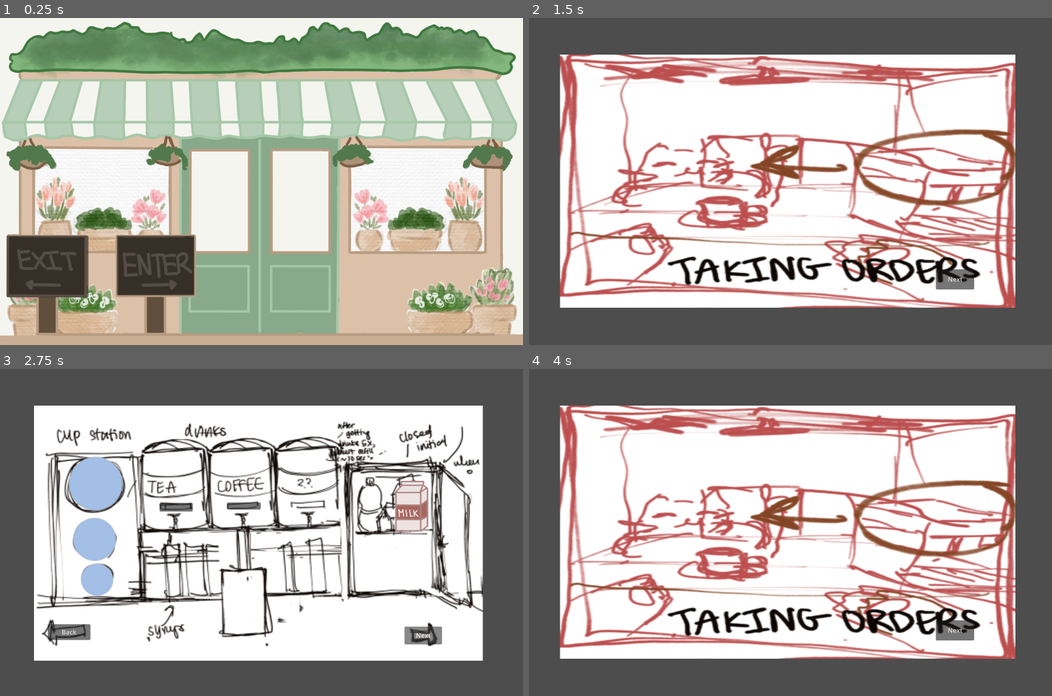
Above: before the commit, frames 1-4 (two rows, left to right).
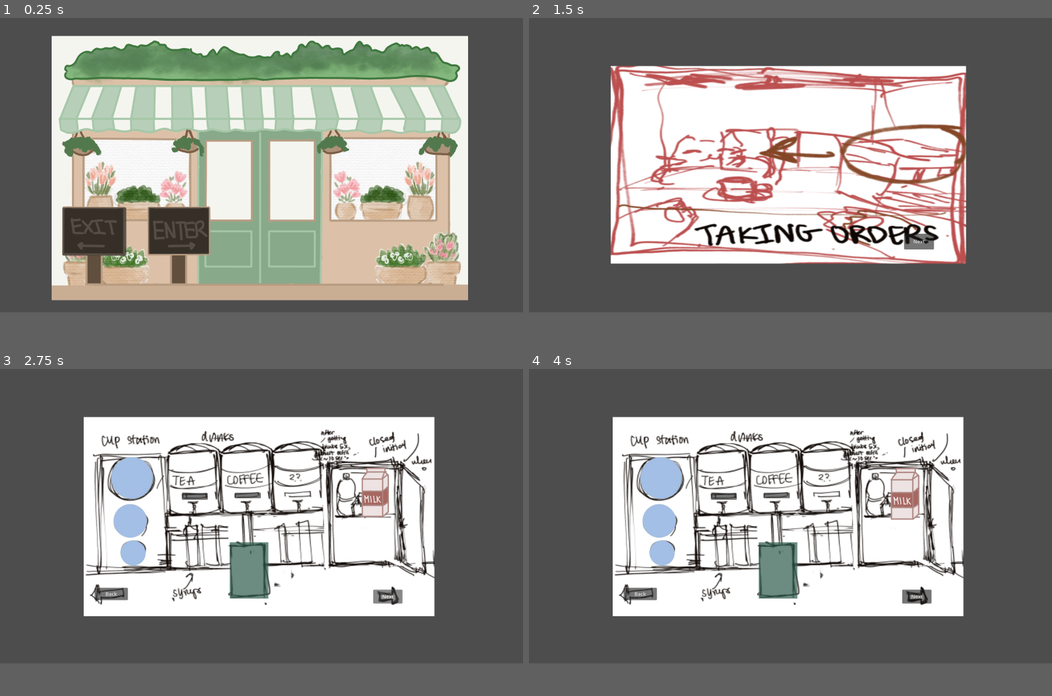
Above: after the commit, the same moments.

Repository: Lyra126/boba-cat
Game: Godot game, scene res://scenes/main_scene.tscn
Two runs of this game, one before a commit and one after it. Both use one fixed random seed, a clock stepped at 60 frames per second and the inputs below.
Inputs (mouse positions are in pixels of both pictures, inside the frame that each line leads up to; where the layout moved, square brackets give the same spot in the first picture):
- Up to frame 1 (0.25 s): no input
- Up to frame 2 (1.5 s): click (706, 253) [685, 266] at 0.5 s; tap Enter at 1.25 s; move the mouse to (905, 165) at 1.27 s; click (905, 165) at 1.42 s
- Up to frame 3 (2.75 s): click "Next" at 2 s
- Up to frame 4 (4 s): click "Back" at 2.75 s; click (905, 506) at 3.52 s
In our replay, the window is 800x500 before the commit and 800x450 after it. These sizes can differ from the game's own. Grey fills any space a smaller window leaves; there, only what the larger window draws over its background counts as a difference.

The runs differ from the first frame. In frame 1, 69% of the frame differs, in the area x 0-100%, y 0-98%; in frame 2, 47%; in frame 3, 47%; in frame 4, 50%.

Commit message:
configured drag and drop

Diff:
--- /dev/null
+++ b/customer_line.tscn
@@ -0,0 +1,26 @@
+[gd_scene load_steps=3 format=3 uid="uid://dggt4h652etw0"]
+
+[ext_resource type="Script" path="res://customer_line.gd" id="1_2m8u5"]
+[ext_resource type="Texture2D" uid="uid://daldqgnk04x6t" path="res://assets/image.webp" id="2_ll1oi"]
+
+[node name="customer-line" type="Node2D"]
+script = ExtResource("1_2m8u5")
+
+[node name="Camera2D" type="Camera2D" parent="."]
+position = Vector2(290, 81)
+
+[node name="TextureRect" type="TextureRect" parent="."]
+offset_left = -978.0
+offset_top = -627.0
+offset_right = 1571.0
+offset_bottom = 791.0
+texture = ExtResource("2_ll1oi")
+
+[node name="Next" type="Button" parent="."]
+offset_left = 1152.0
+offset_top = 585.0
+offset_right = 1402.0
+offset_bottom = 716.0
+text = "Next"
+
+[connection signal="pressed" from="Next" to="." method="_on_next_pressed"]
--- /dev/null
+++ b/loading_scene.tscn
@@ -0,0 +1,21 @@
+[gd_scene load_steps=2 format=3 uid="uid://cnmwcmfl7m4w0"]
+
+[ext_resource type="Script" path="res://loading-scene.gd" id="1_ppwak"]
+
+[node name="loading-scene" type="Control"]
+layout_mode = 3
+anchors_preset = 15
+anchor_right = 1.0
+anchor_bottom = 1.0
+grow_horizontal = 2
+grow_vertical = 2
+script = ExtResource("1_ppwak")
+
+[node name="ProgressBar" type="ProgressBar" parent="."]
+layout_mode = 0
+offset_left = -855.0
+offset_top = -90.0
+offset_right = 849.0
+offset_bottom = 73.0
+
+[node name="Camera2D" type="Camera2D" parent="."]
--- a/project.godot
+++ b/project.godot
@@ -17,10 +17,18 @@
 
 [display]
 
-window/size/viewport_width=2000
-window/size/viewport_height=1250
-window/stretch/aspect="ignore"
+window/size/viewport_width=2560
+window/size/viewport_height=1440
+window/stretch/aspect="expand"
 window/stretch/scale=1.51
+
+[input]
+
+click={
+"deadzone": 0.5,
+"events": [Object(InputEventMouseButton,"resource_local_to_scene":false,"resource_name":"","device":-1,"window_id":0,"alt_pressed":false,"shift_pressed":false,"ctrl_pressed":false,"meta_pressed":false,"button_mask":0,"position":Vector2(0, 0),"global_position":Vector2(0, 0),"factor":1.0,"button_index":1,"canceled":false,"pressed":false,"double_click":false,"script":null)
+, null]
+}
 
 [rendering]
 
--- /dev/null
+++ b/scenes/draggable-scenes.gd
@@ -0,0 +1,10 @@
+extends StaticBody2D
+
+
+# Called when the node enters the scene tree for the first time.
+func _ready():
+	modulate = Color(Color.MEDIUM_AQUAMARINE, 0.7)
+
+# Called every frame. 'delta' is the elapsed time since the previous frame.
+func _process(delta):
+	pass
--- a/scenes/make_boba.tscn
+++ b/scenes/make_boba.tscn
@@ -1,13 +1,25 @@
-[gd_scene load_steps=6 format=3 uid="uid://bincjiyglgcf4"]
+[gd_scene load_steps=9 format=3 uid="uid://bincjiyglgcf4"]
 
-[ext_resource type="Script" path="res://scripts/make-boba.gd" id="1_lo0ut"]
 [ext_resource type="Texture2D" uid="uid://d12y1p1qn73ff" path="res://assets/stations.webp" id="2_t2nm0"]
 [ext_resource type="Texture2D" uid="uid://ooy1y8vts1b5" path="res://assets/download-removebg-preview.png" id="3_iqsvq"]
-[ext_resource type="Texture2D" uid="uid://c8gnhm635xay6" path="res://assets/milk.png" id="4_p4hng"]
-[ext_resource type="Script" path="res://scenes/milkInFridge.gd" id="5_70oli"]
+[ext_resource type="Texture2D" uid="uid://c8gnhm635xay6" path="res://assets/milk.png" id="4_pdiv3"]
+[ext_resource type="Script" path="res://scenes/milk-texture-button.gd" id="6_ya2cn"]
+[ext_resource type="Script" path="res://scenes/draggable-scenes.gd" id="7_erfbi"]
+
+[sub_resource type="GDScript" id="GDScript_b0mqa"]
+script/source = "extends Node
+
+var is_dragging = false
+"
+
+[sub_resource type="RectangleShape2D" id="RectangleShape2D_qfmri"]
+size = Vector2(83.5, 150.5)
+
+[sub_resource type="RectangleShape2D" id="RectangleShape2D_wx7pv"]
+size = Vector2(135.75, 187.531)
 
 [node name="make-boba" type="Node2D"]
-script = ExtResource("1_lo0ut")
+script = SubResource("GDScript_b0mqa")
 
 [node name="Camera2D" type="Camera2D" parent="."]
 
@@ -17,6 +29,7 @@
 offset_right = 560.0
 offset_bottom = 324.0
 texture = ExtResource("2_t2nm0")
+metadata/_edit_use_anchors_ = true
 
 [node name="Back" type="Button" parent="."]
 offset_left = -541.0
@@ -24,6 +37,7 @@
 offset_right = -433.0
 offset_bottom = 272.0
 text = "Back"
+metadata/_edit_use_anchors_ = true
 
 [node name="Next" type="Button" parent="."]
 offset_left = 362.0
@@ -31,12 +45,14 @@
 offset_right = 457.0
 offset_bottom = 283.0
 text = "Next"
+metadata/_edit_use_anchors_ = true
 
 [node name="cupsize" type="Control" parent="."]
 layout_mode = 3
 anchors_preset = 0
 offset_right = 40.0
 offset_bottom = 40.0
+metadata/_edit_use_anchors_ = true
 
 [node name="large-cup" type="TextureButton" parent="cupsize"]
 custom_minimum_size = Vector2(100, 100)
@@ -47,14 +63,21 @@
 offset_bottom = -52.0
 scale = Vector2(1.25, 1.25)
 texture_normal = ExtResource("3_iqsvq")
+metadata/_edit_use_anchors_ = true
 
 [node name="med-cup" type="TextureButton" parent="cupsize"]
-layout_mode = 0
+layout_mode = 1
+anchors_preset = -1
+anchor_left = -0.075
+anchor_top = -0.05
+anchor_right = -0.075
+anchor_bottom = -0.05
 offset_left = -525.0
 offset_top = -79.0
 offset_right = -321.0
 offset_bottom = 113.0
 texture_normal = ExtResource("3_iqsvq")
+metadata/_edit_use_anchors_ = true
 
 [node name="small-cup" type="TextureButton" parent="cupsize"]
 layout_mode = 0
@@ -64,25 +87,43 @@
 offset_bottom = 239.0
 scale = Vector2(0.75, 0.75)
 texture_normal = ExtResource("3_iqsvq")
+metadata/_edit_use_anchors_ = true
 
 [node name="cup" type="TextureRect" parent="cupsize"]
 layout_mode = 1
 anchors_preset = -1
-anchor_left = -5.775
-anchor_top = -2.2
-anchor_right = -5.775
-anchor_bottom = -2.2
-offset_left = -55.0
-offset_top = -84.0
-offset_right = 55.0
-offset_bottom = 84.0
+anchor_left = -10.25
+anchor_top = -8.942
+anchor_right = -10.25
+anchor_bottom = -6.425
+offset_left = 138.0
+offset_top = 182.68
+offset_right = 248.0
+offset_bottom = 350.68
 stretch_mode = 2
+metadata/_edit_use_anchors_ = true
 
 [node name="drink" type="Control" parent="."]
 layout_mode = 3
 anchors_preset = 0
 offset_right = 40.0
 offset_bottom = 40.0
+metadata/_edit_use_anchors_ = true
+
+[node name="milkButton" type="TextureButton" parent="drink"]
+layout_mode = 0
+offset_left = 316.0
+offset_top = -170.0
+offset_right = 421.0
+offset_bottom = 11.0
+texture_normal = ExtResource("4_pdiv3")
+script = ExtResource("6_ya2cn")
+
+[node name="Area2D" type="Area2D" parent="drink/milkButton"]
+
+[node name="CollisionShape2D" type="CollisionShape2D" parent="drink/milkButton/Area2D"]
+position = Vector2(53.25, 95.75)
+shape = SubResource("RectangleShape2D_qfmri")
 
 [node name="tea" type="Button" parent="drink"]
 layout_mode = 0
@@ -90,6 +131,7 @@
 offset_top = -75.0
 offset_right = -174.0
 offset_bottom = -53.0
+metadata/_edit_use_anchors_ = true
 
 [node name="coffee" type="Button" parent="drink"]
 layout_mode = 0
@@ -97,57 +139,37 @@
 offset_top = -76.0
 offset_right = -2.0
 offset_bottom = -58.0
+metadata/_edit_use_anchors_ = true
 
-[node name="Node" type="Node" parent="."]
+[node name="cup_spot" type="StaticBody2D" parent="drink" groups=["cup_drop", "droppable"]]
+script = ExtResource("7_erfbi")
 
-[node name="milkInFridge" type="TextureRect" parent="Node"]
-custom_minimum_size = Vector2(100, 100)
-offset_left = 330.0
-offset_top = -141.0
-offset_right = 430.0
-offset_bottom = 4.0
-texture = ExtResource("4_p4hng")
-expand_mode = 1
-script = ExtResource("5_70oli")
+[node name="cup_draggable" type="CollisionShape2D" parent="drink/cup_spot"]
+position = Vector2(-41, 173)
+shape = SubResource("RectangleShape2D_wx7pv")
+one_way_collision_margin = 0.0
 
-[node name="Panel" type="Panel" parent="Node/milkInFridge"]
-show_behind_parent = true
-layout_mode = 1
-anchors_preset = -1
-anchor_right = 0.569
-anchor_bottom = 0.5
-offset_left = 209.0
-offset_top = 168.0
-offset_right = 12.5
-offset_bottom = 70.0
-mouse_filter = 2
-
-[node name="milkPour" type="TextureRect" parent="Node"]
-custom_minimum_size = Vector2(100, 100)
-offset_left = -94.0
-offset_top = -34.0
-offset_right = 6.0
-offset_bottom = 93.0
-expand_mode = 1
-script = ExtResource("5_70oli")
-
-[node name="Panel" type="Panel" parent="Node/milkPour"]
-show_behind_parent = true
-layout_mode = 1
-anchors_preset = -1
-anchor_right = 0.569
-anchor_bottom = 0.5
-offset_left = -199.0
-offset_top = 259.0
-offset_right = -395.5
-offset_bottom = 161.0
-mouse_filter = 2
+[node name="ColorRect" type="ColorRect" parent="drink/cup_spot"]
+offset_left = -103.0
+offset_top = 85.0
+offset_right = 22.0
+offset_bottom = 267.0
+color = Color(0.443137, 0.443137, 0.443137, 1)
 
 [connection signal="pressed" from="Back" to="." method="_on_button_pressed"]
 [connection signal="pressed" from="Next" to="." method="_on_button_2_pressed"]
+[connection signal="pressed" from="cupsize/large-cup" to="." method="_on_largecup_pressed"]
 [connection signal="pressed" from="cupsize/large-cup" to="." method="_on_texture_button_pressed"]
-[connection signal="pressed" from="cupsize/large-cup" to="." method="_on_largecup_pressed"]
 [connection signal="pressed" from="cupsize/med-cup" to="." method="_on_medcup_pressed"]
 [connection signal="pressed" from="cupsize/small-cup" to="." method="_on_smallcup_pressed"]
+[connection signal="button_down" from="drink/milkButton" to="drink/milkButton" method="_on_button_down"]
+[connection signal="button_up" from="drink/milkButton" to="drink/milkButton" method="_on_button_up"]
+[connection signal="mouse_entered" from="drink/milkButton" to="drink/milkButton" method="_on_mouse_entered"]
+[connection signal="mouse_exited" from="drink/milkButton" to="drink/milkButton" method="_on_mouse_exited"]
+[connection signal="pressed" from="drink/milkButton" to="drink/milkButton" method="_on_pressed"]
+[connection signal="body_entered" from="drink/milkButton/Area2D" to="drink/milkButton" method="_on_area_2d_body_entered"]
+[connection signal="body_exited" from="drink/milkButton/Area2D" to="drink/milkButton" method="_on_area_2d_body_exited"]
+[connection signal="mouse_entered" from="drink/milkButton/Area2D" to="drink/milkButton" method="_on_area_2d_mouse_entered"]
+[connection signal="mouse_exited" from="drink/milkButton/Area2D" to="drink/milkButton" method="_on_area_2d_mouse_exited"]
 [connection signal="pressed" from="drink/tea" to="." method="_on_tea_pressed"]
 [connection signal="pressed" from="drink/coffee" to="." method="_on_coffee_pressed"]
--- /dev/null
+++ b/scenes/milk-texture-button.gd
@@ -0,0 +1,71 @@
+extends TextureButton
+
+var dragging = false
+var offset = Vector2.ZERO
+var initial_position : Vector2
+var body_ref: Node
+var initial_rotation = 0  # Save the initial rotation
+
+var cup_droppable = false
+var base_droppable = false
+
+# Called when the node enters the scene tree for the first time.
+func _ready():
+	initial_position = position
+	initial_rotation = rotation_degrees
+
+# Smooth dragging operation
+func _process(delta):
+	if dragging:
+		var target_position = get_global_mouse_position() - offset
+		position = position.lerp(target_position, 15 * delta) # Smooth animation during dragging
+
+# Detect mouse button down to initiate dragging
+func _on_button_down():
+	dragging = true
+	offset = get_global_mouse_position() - global_position
+
+# Handle the release of the mouse button, determine drop behavior
+func _on_button_up():
+	dragging = false
+	if cup_droppable:
+		#animate_to_position(body_ref.global_position)
+		print("animation")
+	elif base_droppable:
+		animate_to_position(body_ref.global_position + calculate_offset())
+	else:
+		animate_to_position(initial_position)  # Snap back if not in a droppable area
+
+func calculate_offset():
+	var margin = 10 # Margin in pixels to avoid glitching at the edge
+	return Vector2(margin, margin)
+
+# Animate movement to the specified target position using tweens
+func animate_to_position(target_pos: Vector2):
+	var tween = get_tree().create_tween()
+	tween.tween_property(self, "position", target_pos, 0.3)
+
+# Handle entering droppable areas
+func _on_area_2d_body_entered(body: StaticBody2D):
+	if body.is_in_group('cup_drop'):
+		cup_droppable = true
+		rotation_degrees = lerp_angle(rotation_degrees, deg_to_rad(280), 35)
+		body_ref = body
+
+	elif body.is_in_group('base_milk'):
+		base_droppable = true
+		body_ref = body
+
+# Handle exiting droppable areas
+func _on_area_2d_body_exited(body):
+	if body == body_ref:
+		cup_droppable = false
+		base_droppable = false
+		rotation_degrees = initial_rotation  # Reset rotation
+
+# Scale changes on mouse hover to give visual feedback
+func _on_mouse_entered():
+	scale = Vector2(1.05, 1.05)
+
+func _on_mouse_exited():
+	scale = Vector2(1, 1)
--- a/scenes/milk.gd
+++ /dev/null
@@ -1,33 +0,0 @@
-#extends TextureRect
-#
-#var selected = false;
-#var mousePos = null;
-#
-#func _input(event):
-	#if event is InputEventMouseButton and event.pressed and event.button_index == MOUSE_BUTTON_LEFT and selected == false:
-		#selected = true;
-		#
-#func _process(delta):
-	#if selected == true:
-		#mousePos = get_global_mouse_position();
-		#position = mousePos;
-
-extends Sprite2D
-
-func _get_drag_data(at_position):
-	var preview_texture = Sprite2D.new()
-	preview_texture.texture = texture
-	preview_texture.size = Vector2(30,30)
-
-	var preview = Control.new()
-	preview.add_child(preview_texture)
-
-	set_drag_preview (preview)
-	texture = null
-	return preview_texture.texture
-
-func _can_drop_data(_pos, data):
-	return data is Texture2D
-
-func _drop_data(_pos, data):
-	texture = data
--- a/scripts/make-boba.gd
+++ b/scripts/make-boba.gd
@@ -22,14 +22,12 @@
 func _process(delta):
 	pass
 
-
 func _on_back_pressed():
 	get_tree().change_scene_to_file("res://scenes/customer_line.tscn")
 
 
 func _on_next_pressed():
 	print("no next scene yet")
-
 
 func _on_largecup_pressed():
 	$cupsize/cup.set_texture(large)
Not shown, added: LICENSE
